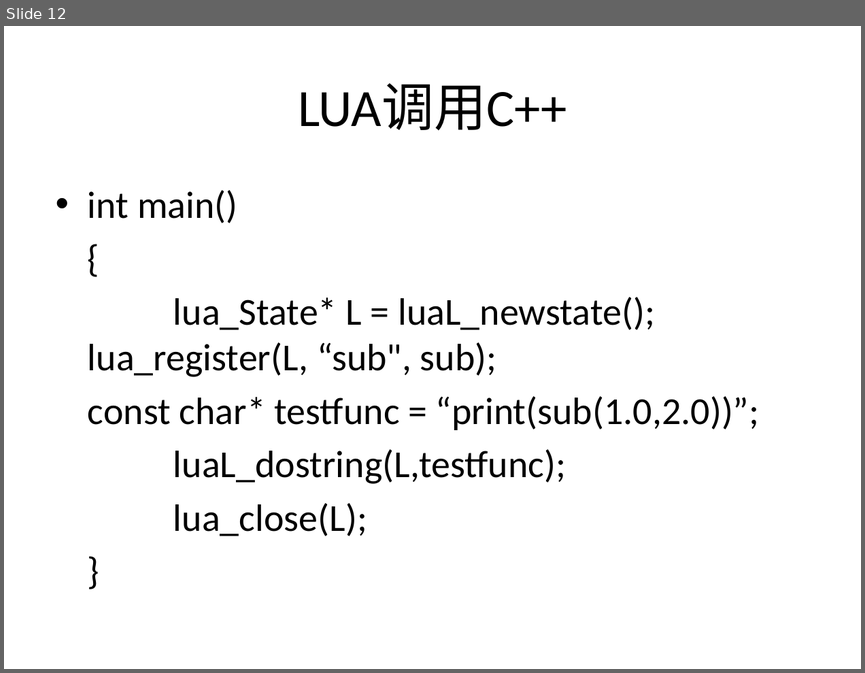
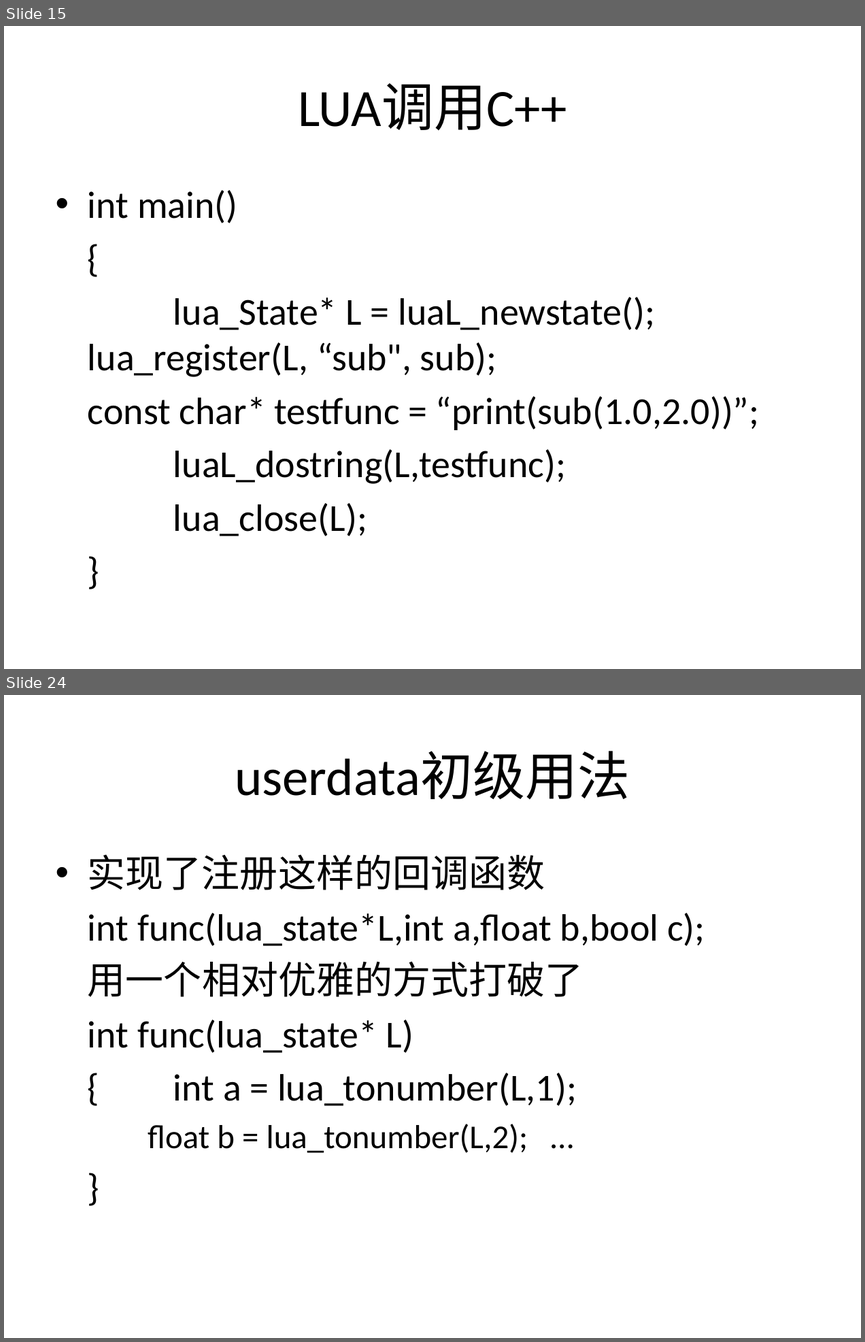
Before and after one commit to henryfung01/StreetFighter, a slide deck: lua1.pptx. Shown one above the other, each under a label of ours: slide 12 before the commit, slides 15 and 24 after it; the slides between them are not shown. The pictures are 865x673 and 865x1342 pixels, drawn with LibreOffice and Linux fonts; fonts in the diff are those of the drawing. Boxes give left, top, right and bottom in pixels: in the first picture for what was removed or moved away, otherwise in the second. Text is boxed around its words. In the diff, an @@ line names an element or a change of style, - is before the commit and + after.

```diff
--- a/lua1.pptx
+++ b/lua1.pptx
@@ slide 24 added at (4, 695, 861, 1338), background #FFFFFF @@
@@ title added at (235, 751, 630, 800), 44 pt, text #000000 @@
+userdata初级用法
@@ text added at (88, 854, 705, 1153), 32 pt, text #000000 @@
+• 实现了注册这样的回调函数
+int func(lua_state*L,int a,float b,bool c);
+用一个相对优雅的方式打破了
+int func(lua_state* L)
+{ int a = lua_tonumber(L,1);
+  float b = lua_tonumber(L,2); …
+}
@@ what was slide 12 is now slide 15 @@
```
Also in this commit, not shown: 10 slides changed, 25 other slides added, 12 slides removed.
